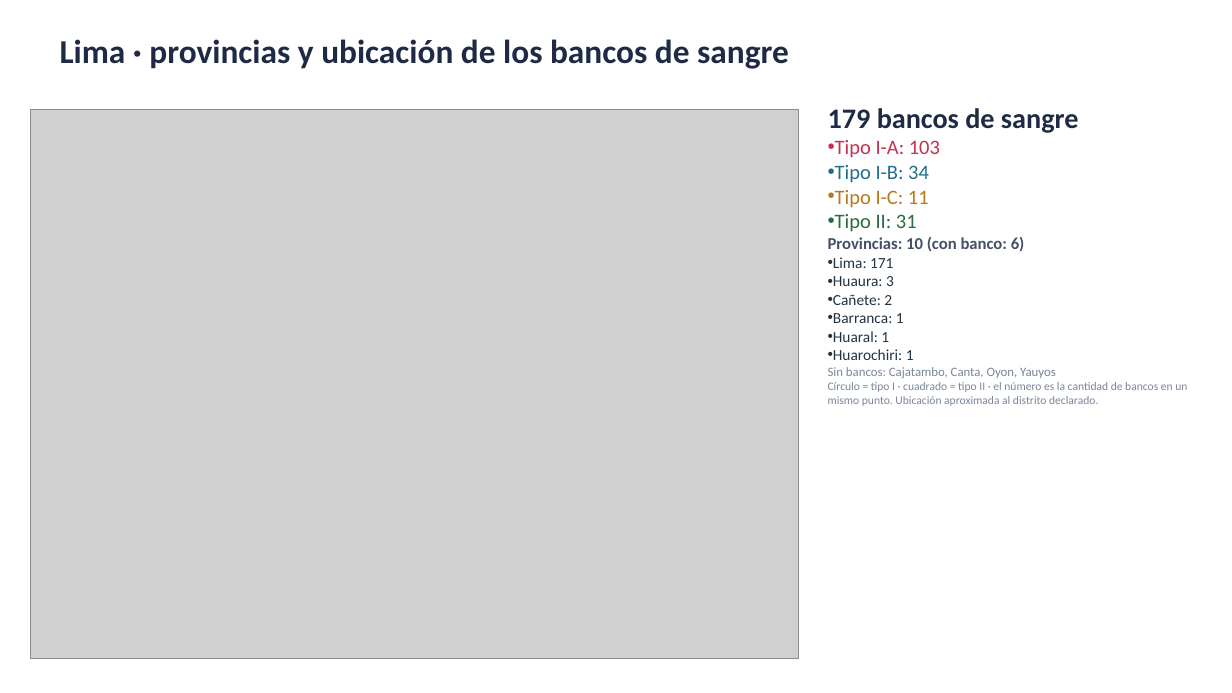
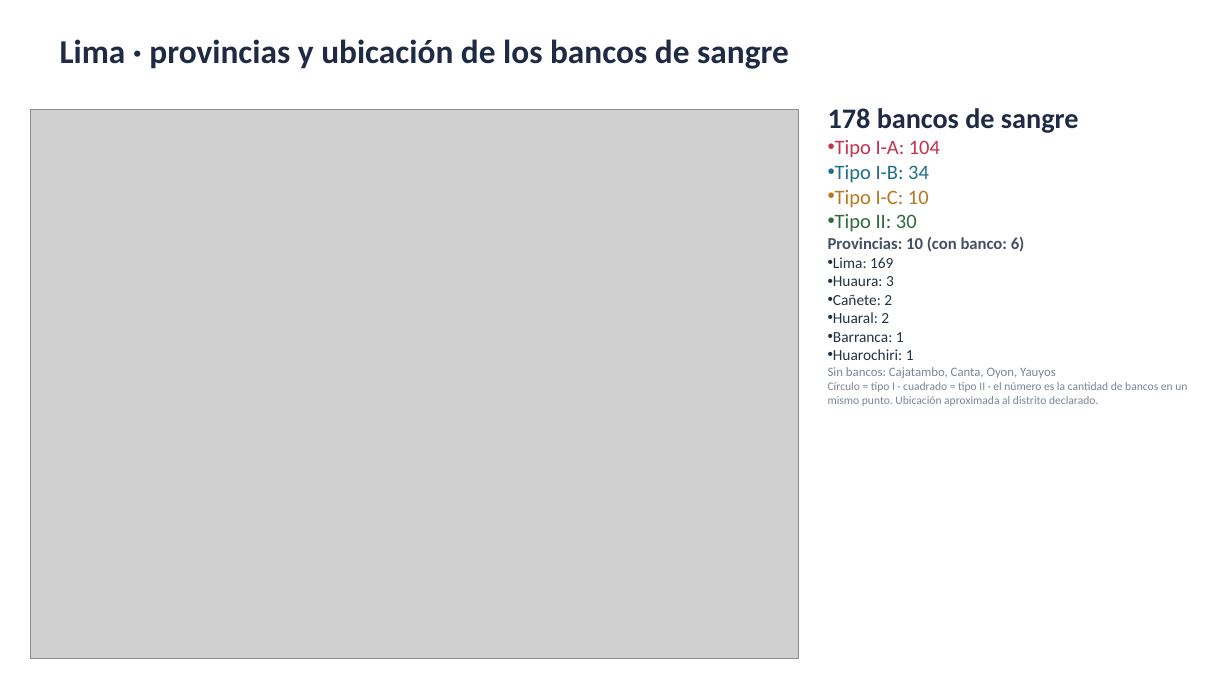
Before and after one commit to rojasarca-code/geolocalizacion-bancos-sangre-diban, a slide deck: slide 19 of datos/Bancos_de_sangre_por_region.pptx. Drawn at 1232x693 pixels with LibreOffice and Linux fonts; fonts in the diff are those of the drawing; grey boxes stand for pictures. Boxes give left, top, right and bottom in pixels: in the first picture for what was removed or moved away, otherwise in the second. Text is boxed around its words. In the diff, an @@ line names an element or a change of style, - is before the commit and + after.

```diff
--- a/datos/Bancos_de_sangre_por_region.pptx
+++ b/datos/Bancos_de_sangre_por_region.pptx
@@ text at (x1=828, y1=108, x2=1079, y2=158): text changed @@
-179 bancos de sangre
-• Tipo I-A: 103
+178 bancos de sangre
+• Tipo I-A: 104
@@ text at (x1=835, y1=190, x2=929, y2=232): text changed @@
-• Tipo I-C: 11
-• Tipo II: 31
+• Tipo I-C: 10
+• Tipo II: 30
@@ text at (x1=833, y1=257, x2=893, y2=268): text changed @@
-• Lima: 171
+• Lima: 169
@@ text at (x1=833, y1=312, x2=889, y2=323): paragraph added @@
+• Huaral: 2
@@ text at (x1=833, y1=331, x2=889, y2=342): paragraph removed @@
-• Huaral: 1
```
Also in this commit, not shown: 18 other slides changed.
